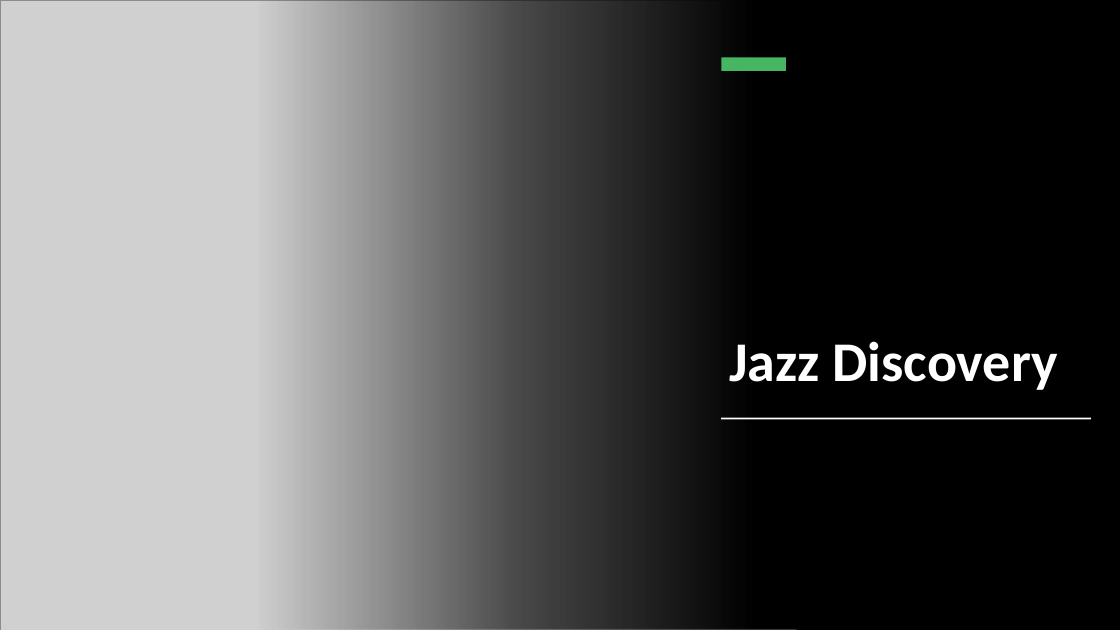
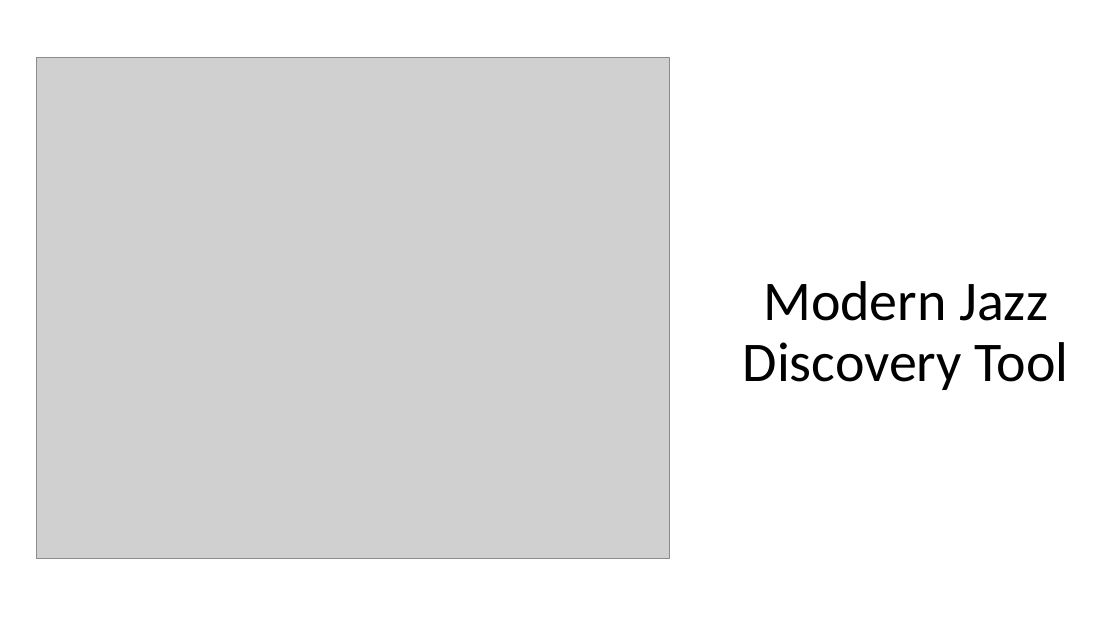
Before and after one commit to chan-chris/Metis_proj5, a slide deck: slide 1 of presentations/jazz_recs.pptx. Drawn at 1120x630 pixels with LibreOffice and Linux fonts; fonts in the diff are those of the drawing; grey boxes stand for pictures. Boxes give left, top, right and bottom in pixels: in the first picture for what was removed or moved away, otherwise in the second. Text is boxed around its words. In the diff, an @@ line names an element or a change of style, - is before the commit and + after.

```diff
--- a/presentations/jazz_recs.pptx
+++ b/presentations/jazz_recs.pptx
@@ background #000000 to #FFFFFF @@
@@ rectangle removed at (x1=0, y1=0, x2=1120, y2=630) @@
@@ rectangle removed at (x1=256, y1=0, x2=1120, y2=630) @@
@@ picture resized from (x1=0, y1=0, x2=797, y2=630) to (x1=36, y1=57, x2=670, y2=558) @@
@@ rectangle removed at (x1=721, y1=58, x2=786, y2=71) @@
@@ title at (x1=743, y1=281, x2=1069, y2=390): text changed; text colour #FFFFFF to #000000; bold off @@
-Jazz Discovery
+Modern Jazz Discovery Tool
@@ rectangle removed at (x1=722, y1=418, x2=1091, y2=419) @@
```
Also in this commit, not shown: 4 other slides changed, 13 slides added, 8 slides removed, 4 other files.
